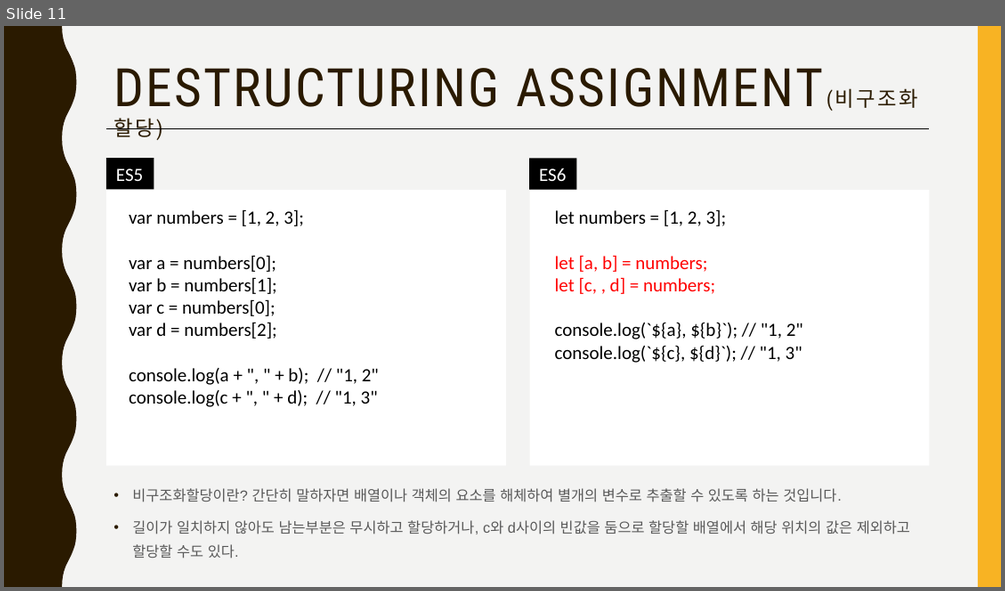
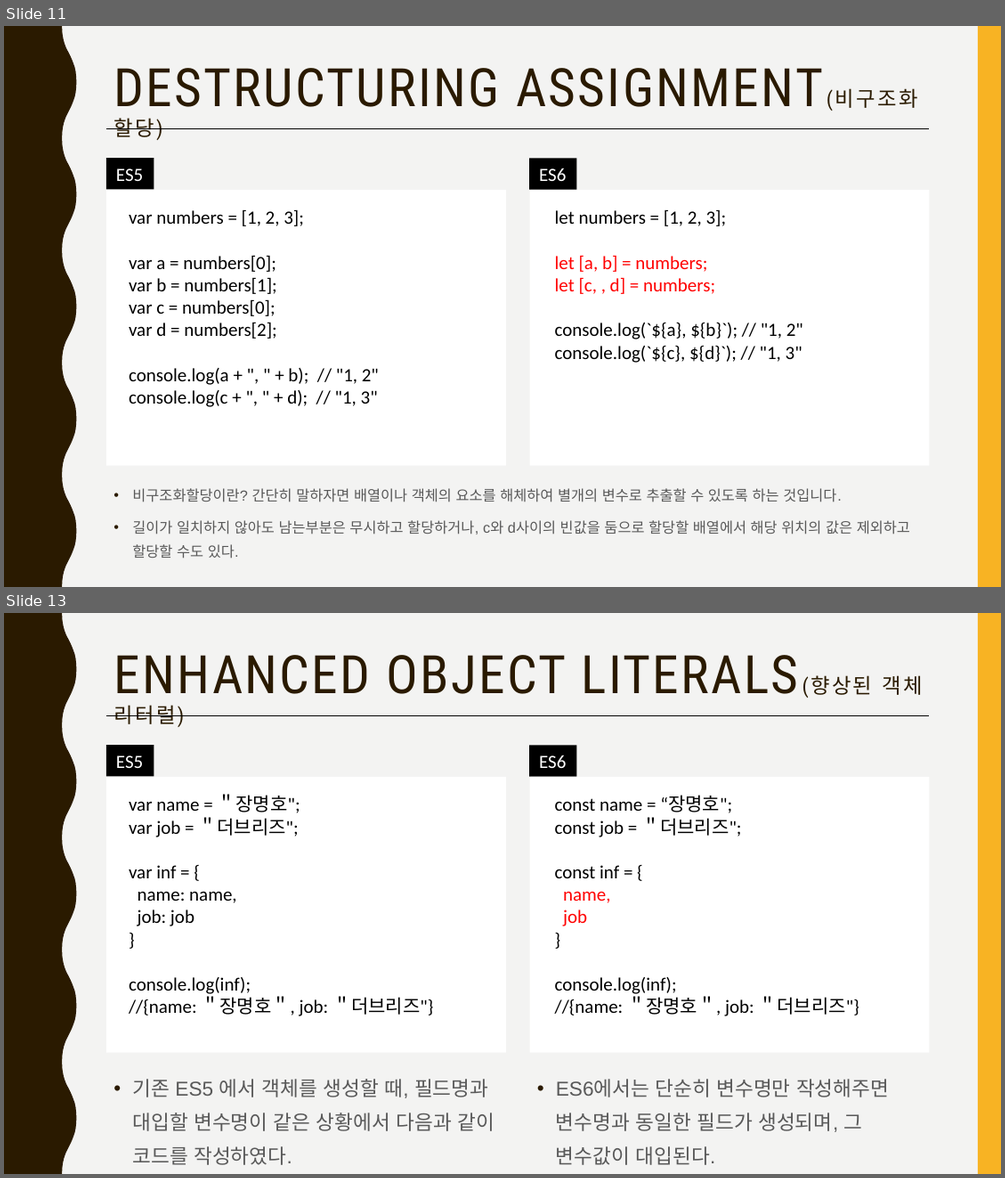
Before and after one commit to jangmang/ECMAScript6-ECMAScript201-, a slide deck: ES6.pptx. Shown one above the other, each under a label of ours: slide 11 before the commit, slides 11 and 13 after it; the slides between them are not shown. The pictures are 1005x591 and 1005x1178 pixels, drawn with LibreOffice and Linux fonts; fonts in the diff are those of the drawing. Boxes give left, top, right and bottom in pixels: in the first picture for what was removed or moved away, otherwise in the second. Text is boxed around its words. In the diff, an @@ line names an element or a change of style, - is before the commit and + after.

```diff
--- a/ES6.pptx
+++ b/ES6.pptx
@@ slide 13 added at <box>4,613,1001,1174</box>, background #F3F3F2; not listed: 2 template elements that a slide beside it also shows @@
@@ title added at <box>113,655,922,706</box>, 51 pt, text #2A1A00 @@
+ENHANCED OBJECT LITERALS(향상된 객체 리터럴)
@@ line added from (106, 716) to (930, 716), #000000 0.5 pt @@
@@ rectangle added at <box>106,745,154,776</box>, fill #000000 @@
@@ rectangle added at <box>529,746,577,777</box>, fill #000000 @@
@@ text added at <box>116,755,143,768</box>, 18 pt, text #FFFFFF @@
+ES5
@@ text added at <box>539,755,566,768</box>, 18 pt, text #FFFFFF @@
+ES6
@@ rectangle added at <box>106,777,506,1053</box>, fill #FFFFFF @@
@@ text added at <box>129,794,433,1016</box>, 18 pt, text #000000 @@
+var name = ＂장명호";
+var job = ＂더브리즈";
+var inf = {
+name: name,
+job: job
+}
+console.log(inf);
+//{name: ＂장명호＂, job: ＂더브리즈"}
@@ rectangle added at <box>530,777,929,1053</box>, fill #FFFFFF @@
@@ text added at <box>555,795,859,1016</box>, 18 pt, text #000000 @@
+const name = “장명호";
+const job = ＂더브리즈";
+const inf = {
+name,
+job
+}
+console.log(inf);
+//{name: ＂장명호＂, job: ＂더브리즈"}
@@ text added at <box>132,1078,494,1165</box>, 19.4 pt, text #595959 @@
+• 기존 ES5 에서 객체를 생성할 때, 필드명과 대입할 변수명이 같은 상황에서 다음과 같이 코드를 작성하였다.
@@ text added at <box>556,1078,889,1165</box>, 19.4 pt, text #595959 @@
+• ES6에서는 단순히 변수명만 작성해주면 변수명과 동일한 필드가 생성되며, 그 변수값이 대입된다.
```
Also in this commit, not shown: 2 slides changed, 2 other slides added, 5 other files.
